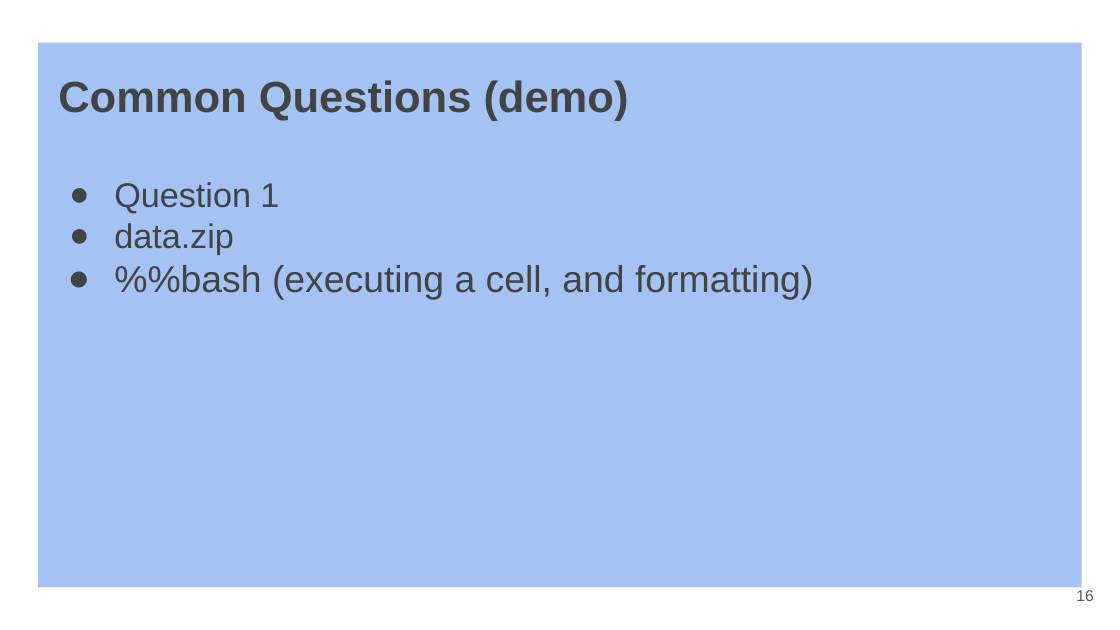
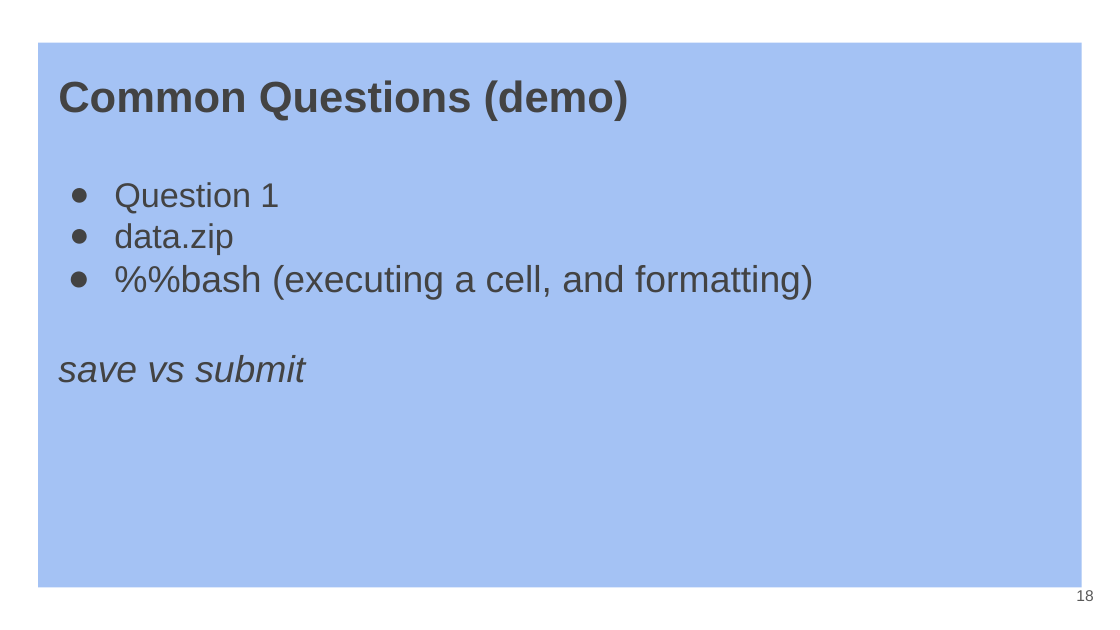
Before and after one commit to SuLab/Applied-Bioinformatics, a slide deck: slide 18 of Lectures/A1.b_Bash-redirections-pipes.pptx (slide 16 before the commit). Drawn at 1120x630 pixels with LibreOffice and Linux fonts; fonts in the diff are those of the drawing. Boxes give left, top, right and bottom in pixels: in the first picture for what was removed or moved away, otherwise in the second. Text is boxed around its words. In the diff, an @@ line names an element or a change of style, - is before the commit and + after.

```diff
--- a/Lectures/A1.b_Bash-redirections-pipes.pptx
+++ b/Lectures/A1.b_Bash-redirections-pipes.pptx
@@ title at (58,355,305,383): paragraph added @@
+save vs submit
```
Also in this commit, not shown: 2 other slides changed, 2 slides added, 1 other file.
